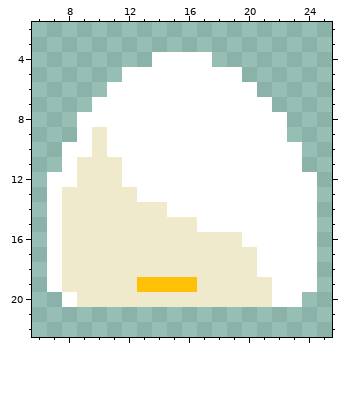
A pixel-art sprite gets an edit: packages/nouns-img-permutator/assets/layer-3/head-yolk.png. This is how it looked before the edit.
The file is 32x32 pixels. Colours within 5 levels of each other are drawn and written as one. Shown: x 6..25, y 2..22.
Once edited:
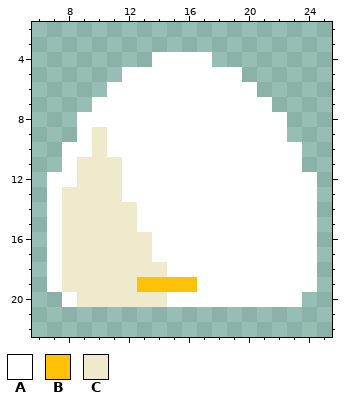
Palette (. is transparent): A #ffffff  B #ffc106  C #eeeacb
Change:
Colour A replaces colour C in row 13 at x 12; in row 14 at x 13 to 14; in row 15 at x 13 to 16; in row 16 at x 14 to 19; in row 17 at x 14 to 20; in row 18 at x 15 to 20.
Colour A replaces colour C in row 19 at x 17 to 21; in row 20 at x 15 to 21.
